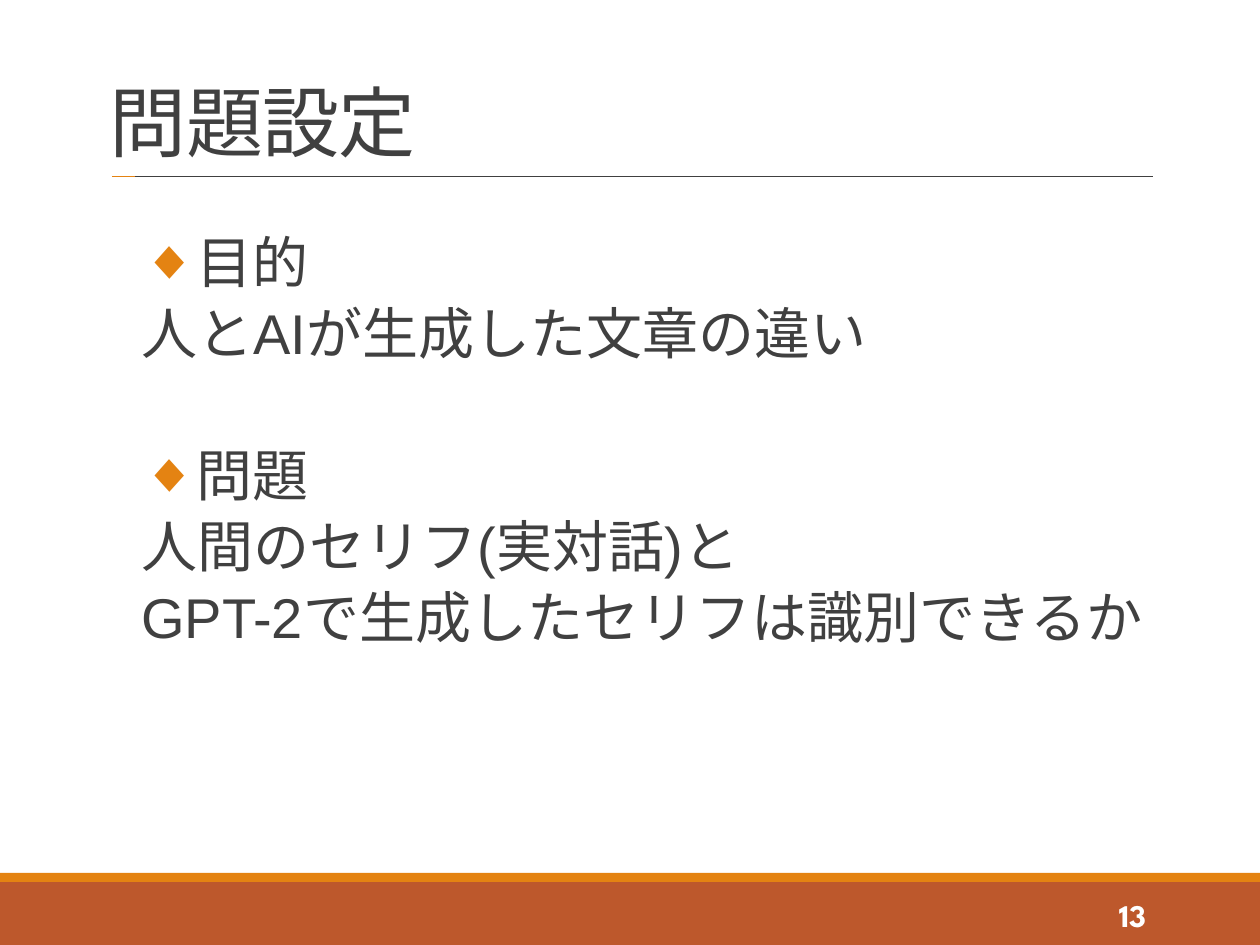
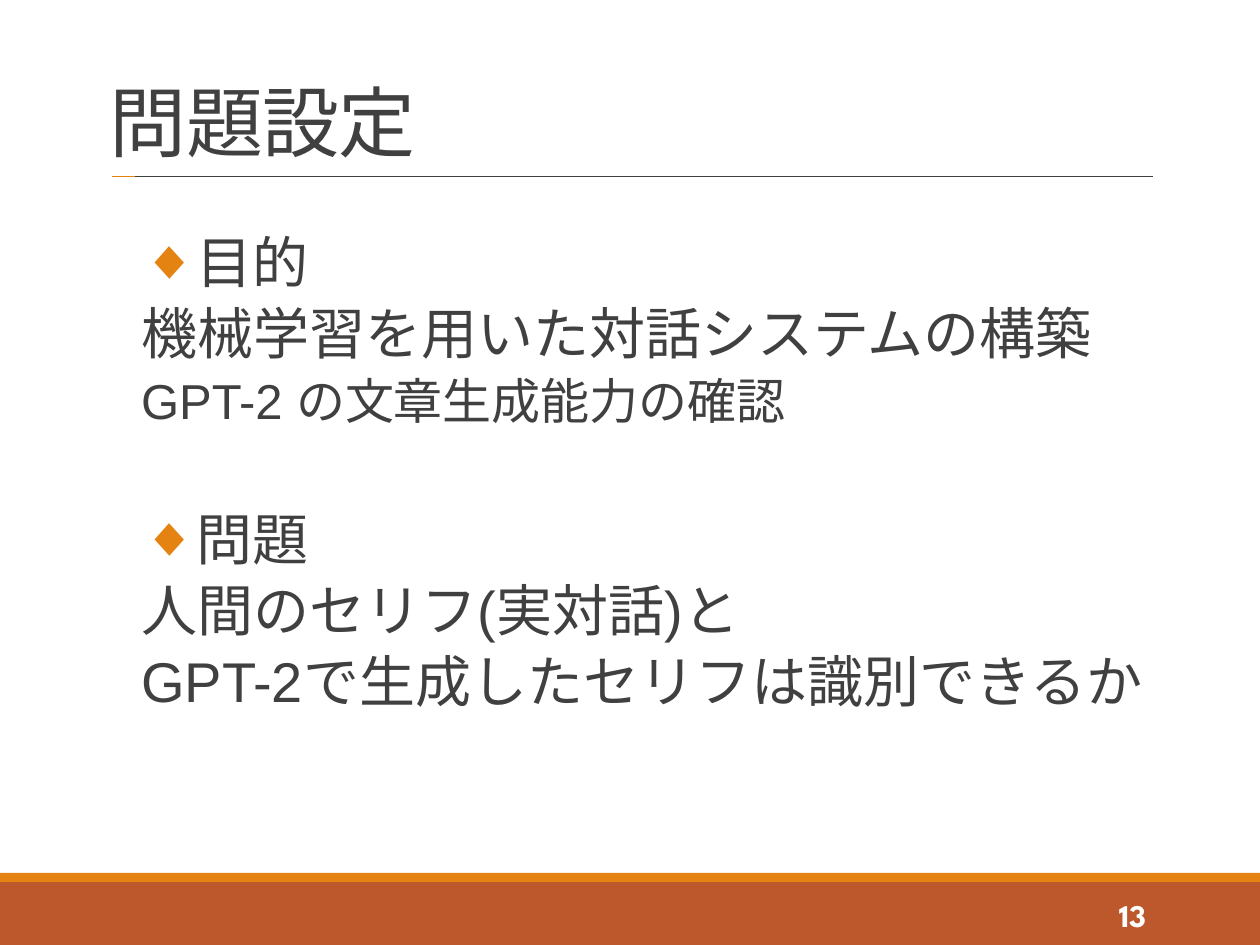
Before and after one commit to tatsuya-sugiyama/WeeklyReport, a slide deck: slide 13 of report/2021_t_1st/2021_1st_sugiyama.pptx. Drawn at 1260x945 pixels with LibreOffice and Linux fonts; fonts in the diff are those of the drawing. Boxes give left, top, right and bottom in pixels: in the first picture for what was removed or moved away, otherwise in the second. Text is boxed around its words. In the diff, an @@ line names an element or a change of style, - is before the commit and + after.

```diff
--- a/report/2021_t_1st/2021_1st_sugiyama.pptx
+++ b/report/2021_t_1st/2021_1st_sugiyama.pptx
@@ text at <box>141,307,1092,423</box>: text changed @@
-  人とAIが生成した文章の違い
+  機械学習を用いた対話システムの構築
+  GPT-2 の文章生成能力の確認
```
Also in this commit, not shown: 18 other slides changed, 5 slides added, 1 slide removed, 2 other files.
